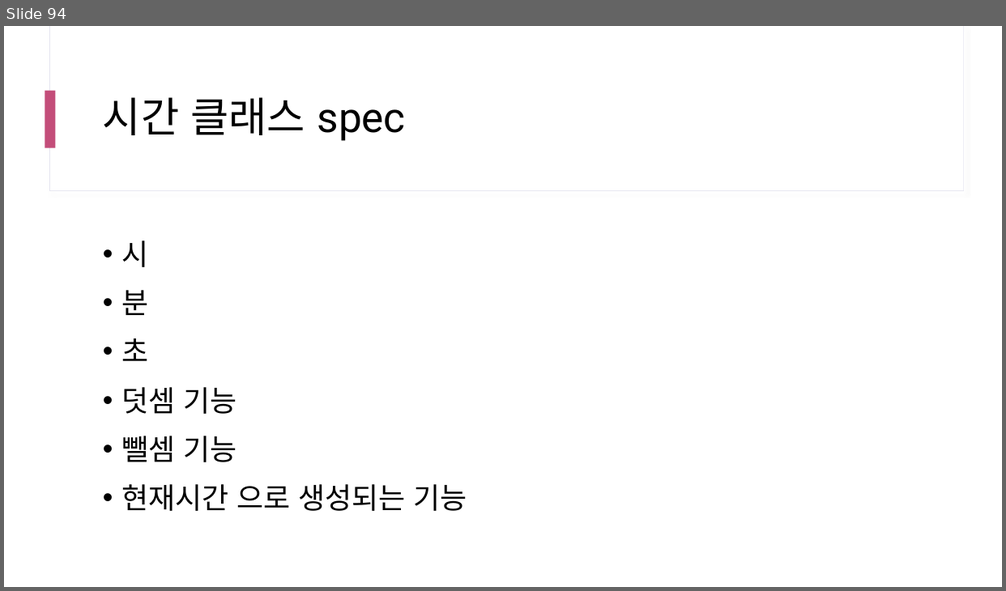
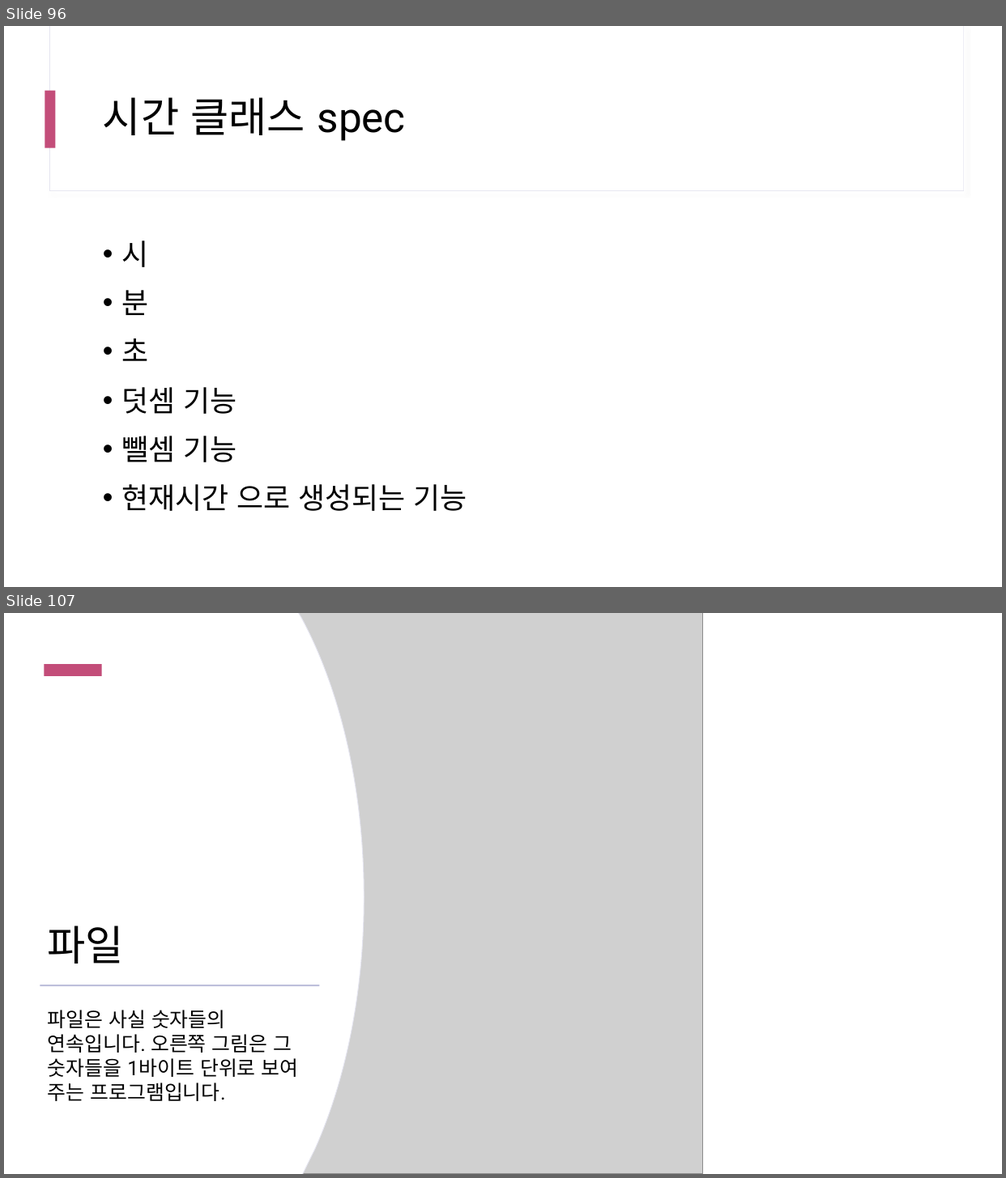
Before and after one commit to yhs0602/SPLIT_lecture_examples, a slide deck: docs/SPLIT 17차 Java.pptx. Shown one above the other, each under a label of ours: slide 94 before the commit, slides 96 and 107 after it; the slides between them are not shown. The pictures are 1006x591 and 1006x1178 pixels, drawn with LibreOffice and Linux fonts; fonts in the diff are those of the drawing; grey boxes stand for pictures. Boxes give left, top, right and bottom in pixels: in the first picture for what was removed or moved away, otherwise in the second. Text is boxed around its words. In the diff, an @@ line names an element or a change of style, - is before the commit and + after.

```diff
--- a/docs/SPLIT 17차 Java.pptx
+++ b/docs/SPLIT 17차 Java.pptx
@@ slide 107 added at (4, 613, 1002, 1174), background #FFFFFF; not listed: 2 template elements that a slide beside it also shows @@
@@ rectangle added at (4, 613, 1002, 1174), fill #FFFFFF @@
@@ freeform shape added at (4, 613, 364, 1174), fill #FFFFFF, outline #E5E5F0 0.75 pt @@
@@ freeform shape added at (4, 613, 364, 1174), fill #FFFFFF @@
@@ picture added at (298, 613, 702, 1174) @@
@@ rectangle added at (44, 664, 102, 676), fill #C34D79 @@
@@ title added at (48, 926, 124, 964), 40 pt, text #000000 @@
+파일
@@ rectangle added at (40, 985, 319, 986), fill #BDBFDB @@
@@ text added at (48, 1010, 299, 1101), 19.4 pt, text #000000 @@
+파일은 사실 숫자들의 연속입니다. 오른쪽 그림은 그 숫자들을 1바이트 단위로 보여 주는 프로그램입니다.
@@ what was slide 94 is now slide 96 @@
```
Also in this commit, not shown: 2 slides changed, 13 other slides added.
